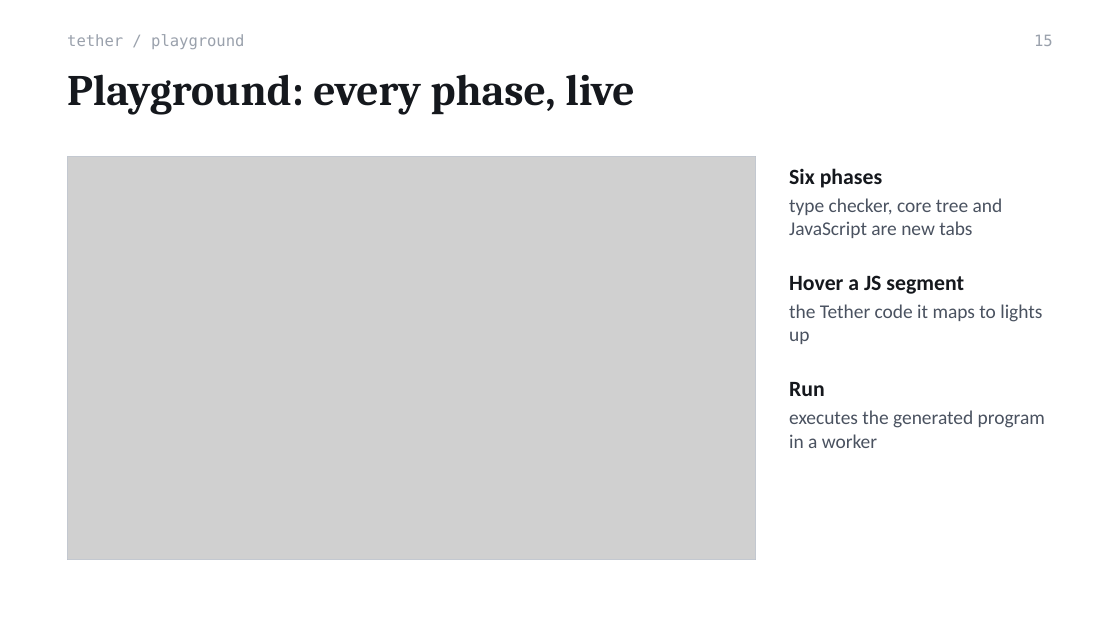
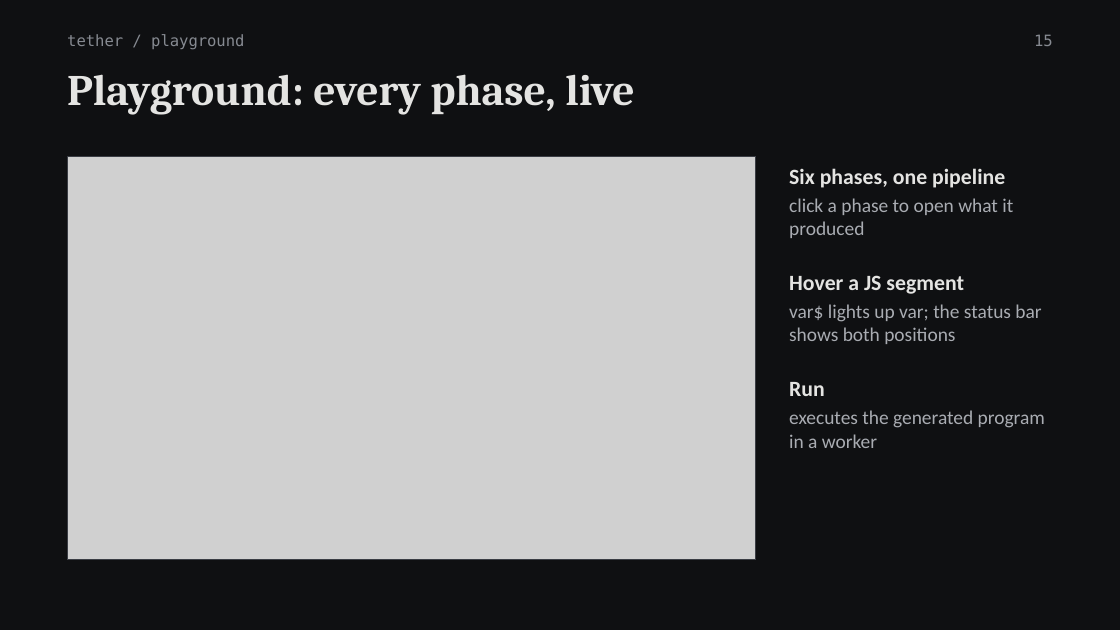
Before and after one commit to Antra1705/tether, a slide deck: slide 15 of docs/Tether-Review2-Presentation.pptx. Drawn at 1120x630 pixels with LibreOffice and Linux fonts; fonts in the diff are those of the drawing; grey boxes stand for pictures. Boxes give left, top, right and bottom in pixels: in the first picture for what was removed or moved away, otherwise in the second. Text is boxed around its words. In the diff, an @@ line names an element or a change of style, - is before the commit and + after.

```diff
--- a/docs/Tether-Review2-Presentation.pptx
+++ b/docs/Tether-Review2-Presentation.pptx
@@ background #FFFFFF to #0F1012 @@
@@ text "tether / playground" at (67,34,244,49): text colour #9AA1AC to #868A91 @@
@@ page number at (1034,34,1053,46): text colour #9AA1AC to #868A91 @@
@@ rectangle at (67,157,756,560): outline #C3C8D0 0.75 pt to #3A3D44 0.75 pt @@
@@ text at (789,168,1005,188): text changed; text colour #15181D to #E4E4E2 @@
-Six phases
+Six phases, one pipeline
@@ text at (789,198,1013,238): text changed; text colour #4A5260 to #A9ACB2 @@
-type checker, core tree and JavaScript are new tabs
+click a phase to open what it produced
@@ text at (789,304,1041,344): text changed; text colour #4A5260 to #A9ACB2 @@
-the Tether code it maps to lights up
+var$ lights up var; the status bar shows both positions
@@ text colour #15181D to #E4E4E2 in 3 elements at (67,74,635,115), (789,275,964,294), (789,382,825,396) @@
@@ text "executes the generated program in ..." at (789,410,1045,448): text colour #4A5260 to #A9ACB2 @@
```
Also in this commit, not shown: 17 other slides changed, 3 other files.
